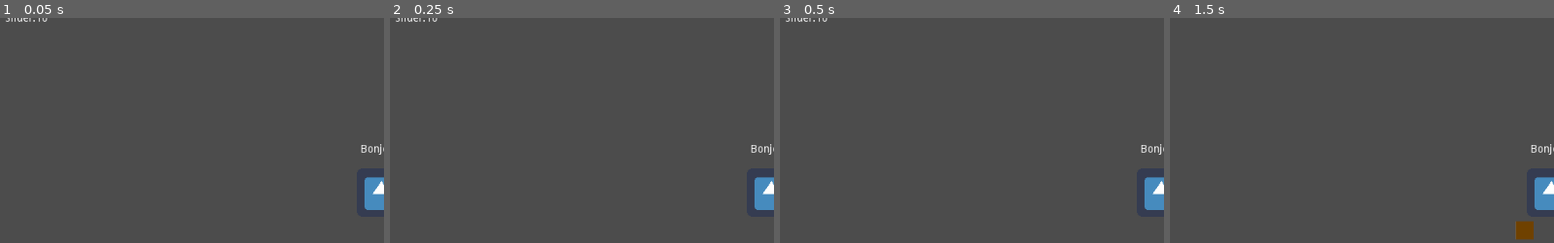
Above: before the commit, frames 1-4 (left to right).
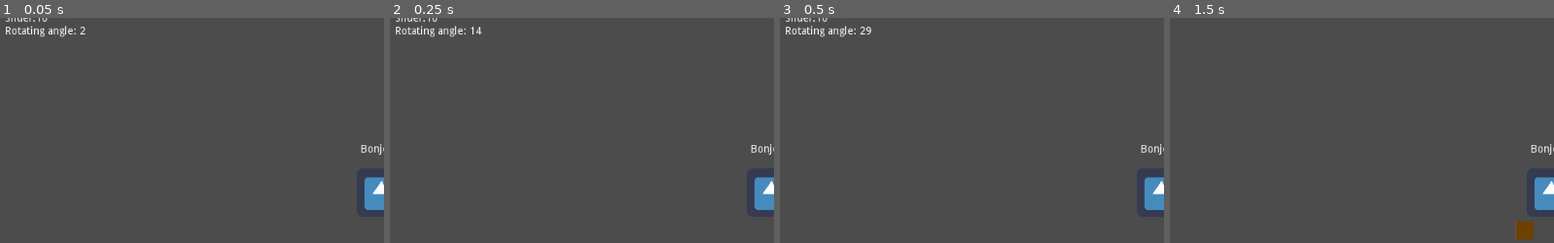
Above: after the commit, the same moments.

Repository: Florian-DELRIEU/Godot-Test
Game: Godot game, scene res://Scenes/MainNode.tscn
The game is run twice, just before and just after one commit, with the same random seed, the same clock (stepped at 60 frames per second) and the same inputs. The engine's default icon, where the game draws it, is replaced by a stand-in: a white triangle on a blue panel in a dark square.
Inputs:
- Up to frame 1 (0.05 s): no input
- Up to frame 2 (0.25 s): no input
- Up to frame 3 (0.5 s): no input
- Up to frame 4 (1.5 s): click "Initial Position" at 0.5 s; click "Debug HUD" at 1.25 s
The pictures show only the part of the screen within x 0-50%, y 11-61%; the shares and areas given below are measured in that part.

The runs differ from the first frame. In frame 1, 0.4% of the frame differs, in the area x 1-23%, y 3-9%; in frame 2, 0.4%, in the area x 1-24%, y 3-9%; in frame 3, 0.4%; in frame 4, nothing differs.

Commit message:
update DEBUG

Diff:
--- a/Scenes/MainNode.tscn
+++ b/Scenes/MainNode.tscn
@@ -77,6 +77,7 @@
 margin_bottom = 288.0
 max_value = 20.0
 value = 10.0
+scrollable = false
 __meta__ = {
 "_edit_use_anchors_": false
 }
--- a/Scenes/Player.gd
+++ b/Scenes/Player.gd
@@ -6,7 +6,6 @@
 var down = bool()
 var dirX = int()
 var dirY = int()
-var DEBUG = true
 
 #var slider = get_parent().get_node("SpeedSlider")
 export (int, 0, 10, 1) var speed
@@ -14,7 +13,6 @@
 func _process(delta):
 	checkInputs()
 	mooving_loop()
-	printDEBUG(DEBUG)
 
 func checkInputs():
 	left = Input.is_action_pressed("ui_left")
@@ -27,6 +25,3 @@
 func mooving_loop():
 	position.x += dirX * speed
 	position.y += dirY * speed
-
-func printDEBUG(DEBUG_LEVEL):
-	if DEBUG_LEVEL: print( str(dirX) +" , "+ str(dirY) )
--- a/Scripts/MainNode.gd
+++ b/Scripts/MainNode.gd
@@ -14,10 +14,12 @@
 	Player input: 		{} , {}
 	Player position: 	{} , {}
 	Slider:				{}
+	Rotating angle: 	{}
 	""".format([
 		player_input_x,player_input_y,
 		$Player.position.x,$Player.position.y,
-		$SpeedSlider.value
+		$SpeedSlider.value,
+		$Player/Shell.angle
 		],"{}")
 	if DEBUG_HUD: $Camera2D/DebugHUD.text = txt
 	else: 		  $Camera2D/DebugHUD.text = ""
